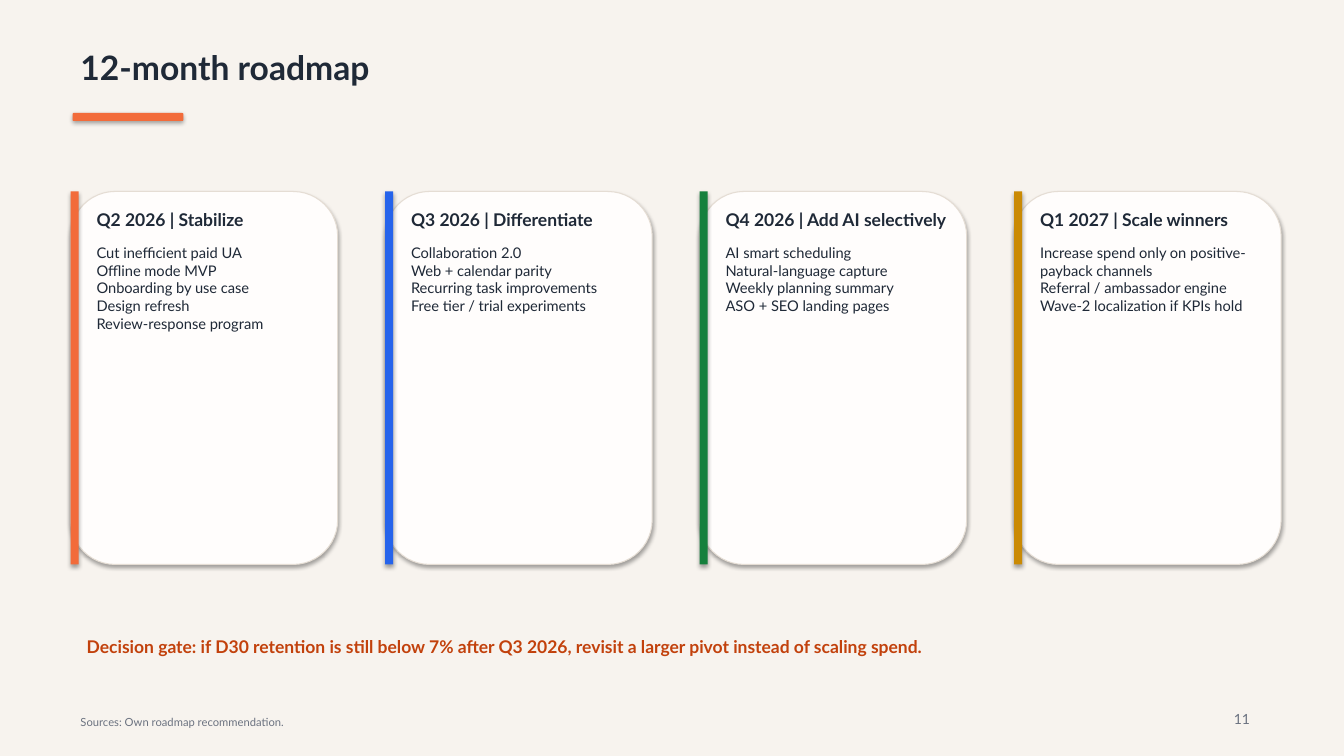
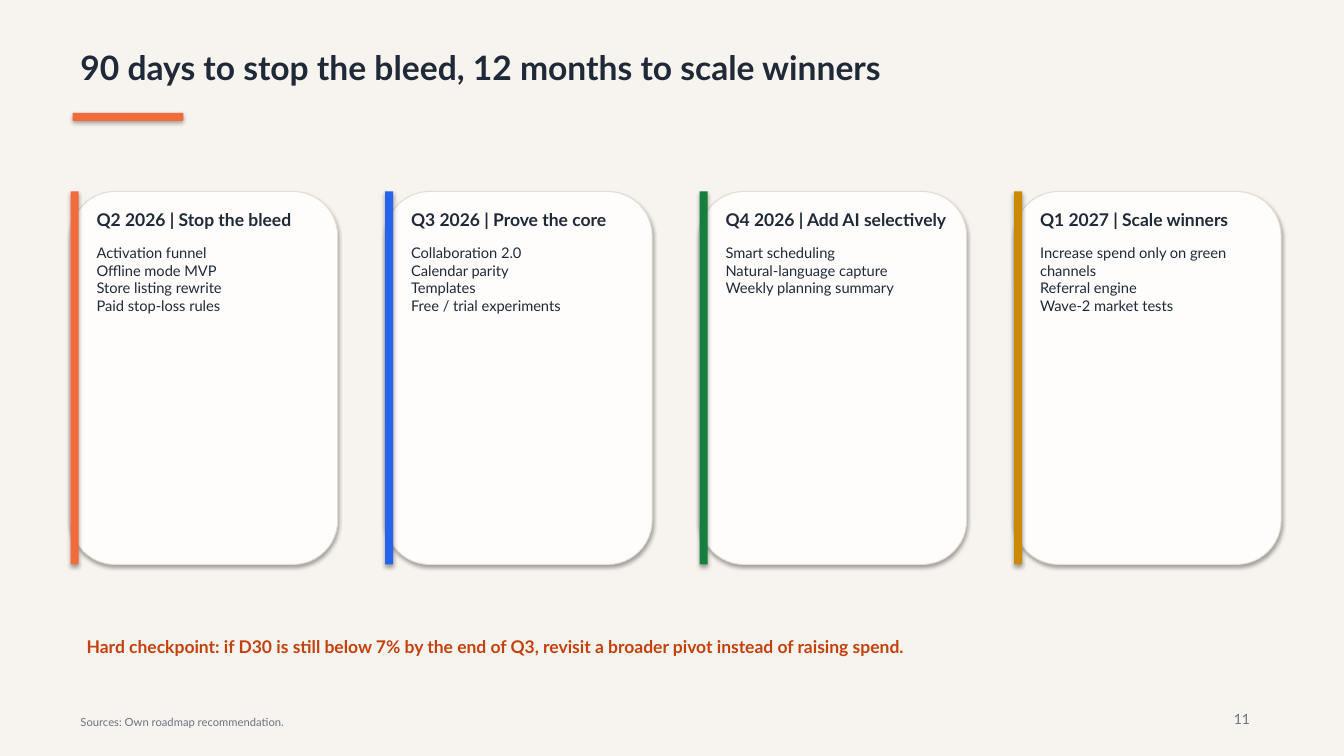
Before and after one commit to TEZv/Genesis-Academy_Strategy-Operations-School-2.0-Case-Task, a slide deck: slide 11 of deliverables/taskflow-case-presentation.pptx. Drawn at 1344x756 pixels with LibreOffice and Linux fonts; fonts in the diff are those of the drawing. Boxes give left, top, right and bottom in pixels: in the first picture for what was removed or moved away, otherwise in the second. Text is boxed around its words. In the diff, an @@ line names an element or a change of style, - is before the commit and + after.

Commit message:
Rework case deck with operator-style turnaround framing

```diff
--- a/deliverables/taskflow-case-presentation.pptx
+++ b/deliverables/taskflow-case-presentation.pptx
@@ text at <box>80,55,881,86</box>: text changed @@
-12-month roadmap
+90 days to stop the bleed, 12 months to scale winners
@@ text at <box>97,213,291,229</box>: text changed @@
-Q2 2026 | Stabilize
+Q2 2026 | Stop the bleed
@@ text at <box>411,213,606,229</box>: text changed @@
-Q3 2026 | Differentiate
+Q3 2026 | Prove the core
@@ text at <box>97,247,207,258</box>: text changed @@
-Cut inefficient paid UA
+Activation funnel
@@ text at <box>411,265,561,314</box>: text changed @@
-Web + calendar parity
-Recurring task improvements
-Free tier / trial experiments
+Calendar parity
+Templates
+Free / trial experiments
@@ text at <box>726,247,835,261</box>: text changed @@
-AI smart scheduling
+Smart scheduling
@@ text at <box>1040,247,1226,311</box>: text changed @@
-Increase spend only on positive-payback channels
-Referral / ambassador engine
-Wave-2 localization if KPIs hold
+Increase spend only on green channels
+Referral engine
+Wave-2 market tests
@@ text at <box>97,282,222,314</box>: text changed @@
-Onboarding by use case
-Design refresh
-Review-response program
+Store listing rewrite
+Paid stop-loss rules
@@ text at <box>726,300,890,314</box>: paragraph removed @@
-ASO + SEO landing pages
@@ text at <box>87,640,904,656</box>: text changed @@
-Decision gate: if D30 retention is still below 7% after Q3 2026, revisit a larger pivot instead of scaling spend.
+Hard checkpoint: if D30 is still below 7% by the end of Q3, revisit a broader pivot instead of raising spend.
```
Also in this commit, not shown: 12 other slides changed, 1 slide added, 1 slide removed, 2 other files.
